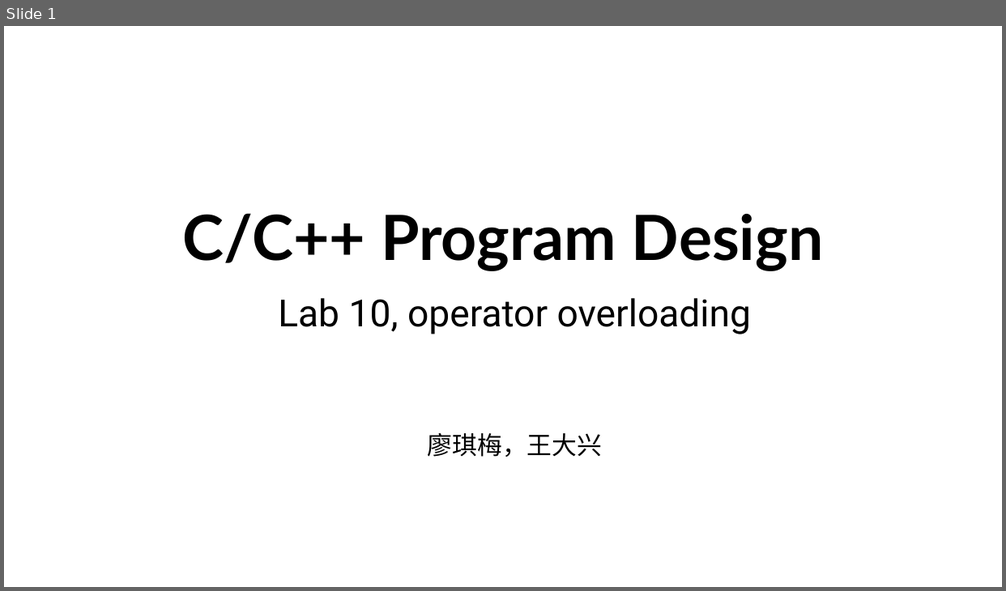
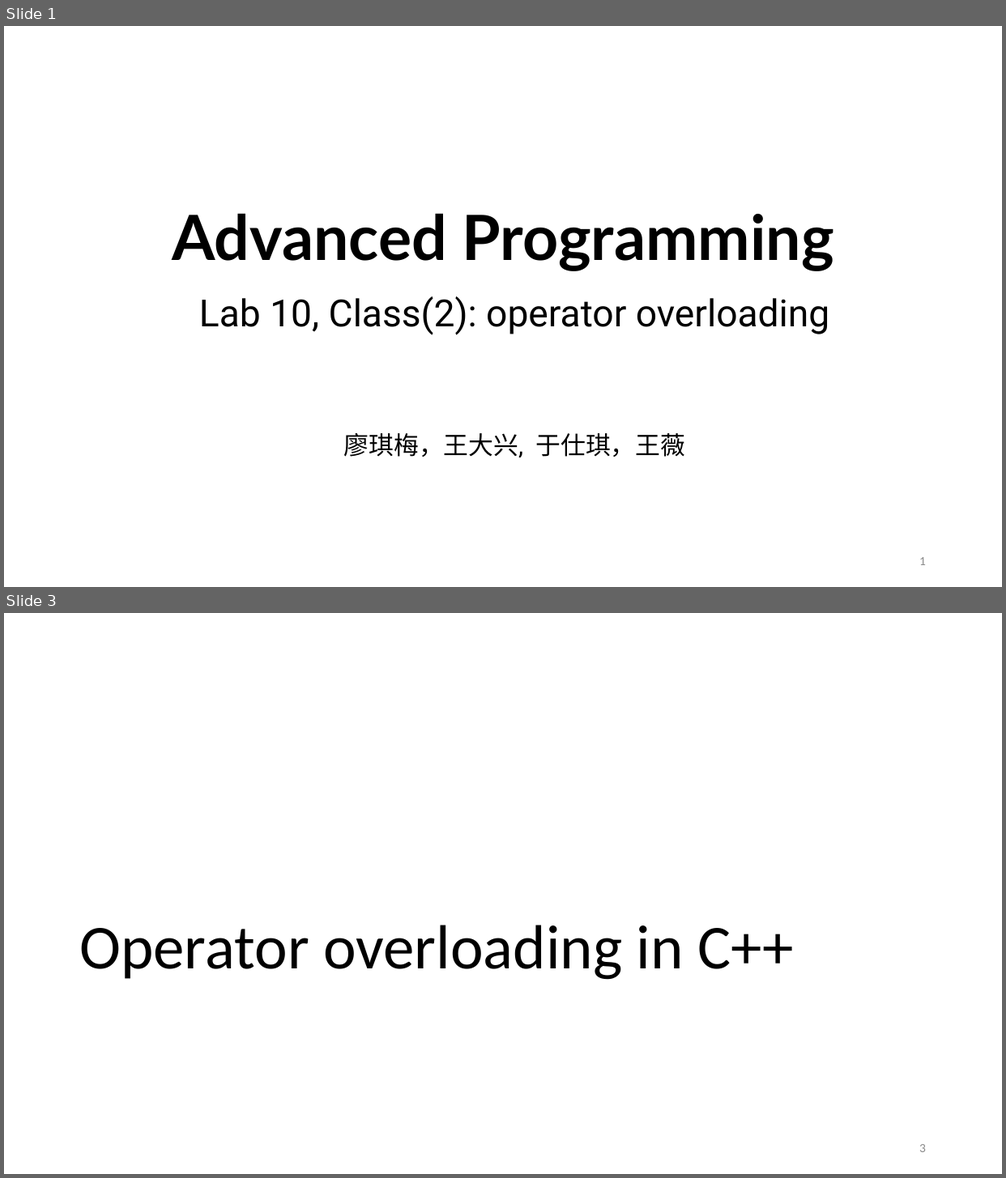
Before and after one commit to ShiqiYu/CPP, a slide deck: week10/Lab10.pptx. Shown one above the other, each under a label of ours: slide 1 before the commit, slides 1 and 3 after it; the slides between them are not shown. The pictures are 1006x591 and 1006x1178 pixels, drawn with LibreOffice and Linux fonts; fonts in the diff are those of the drawing; background and template pictures are left out. Boxes give left, top, right and bottom in pixels: in the first picture for what was removed or moved away, otherwise in the second. Text is boxed around its words. In the diff, an @@ line names an element or a change of style, - is before the commit and + after.

```diff
--- a/week10/Lab10.pptx
+++ b/week10/Lab10.pptx
@@ slide 3 added at (4,613,1002,1174), background #FFFFFF @@
@@ title added at (79,925,793,980), 60 pt, text #000000 @@
+Operator overloading in C++
@@ page number added at (919,1144,926,1152), 12 pt, text #8C8C8C @@
+3
@@ slide 1 changed as well @@
@@ title at (172,213,834,271): text changed @@
-C/C++ Program Design
+Advanced Programming
@@ subtitle at (199,297,829,458): text changed @@
-Lab 10, operator overloading
-廖琪梅，王大兴
+Lab 10, Class(2): operator overloading
+廖琪梅，王大兴, 于仕琪，王薇
@@ page number added at (919,557,926,565), 12 pt, text #8C8C8C @@
+1
```
Also in this commit, not shown: 12 other slides changed, 6 other slides added, 5 other files.
